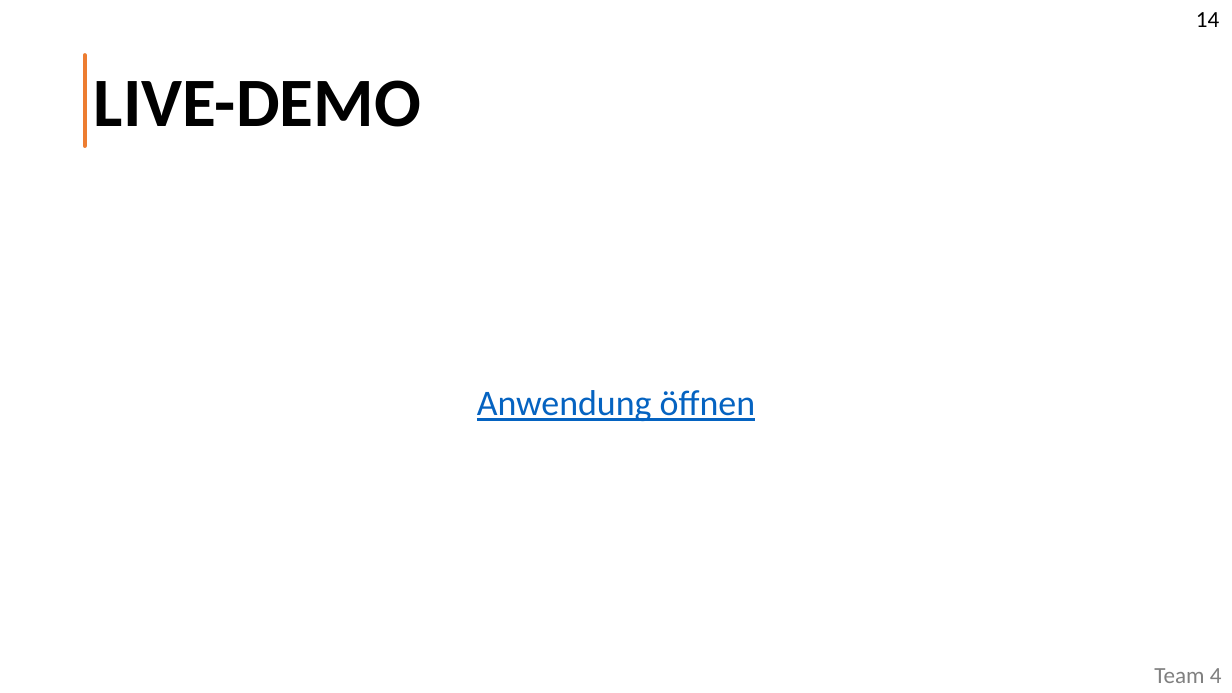
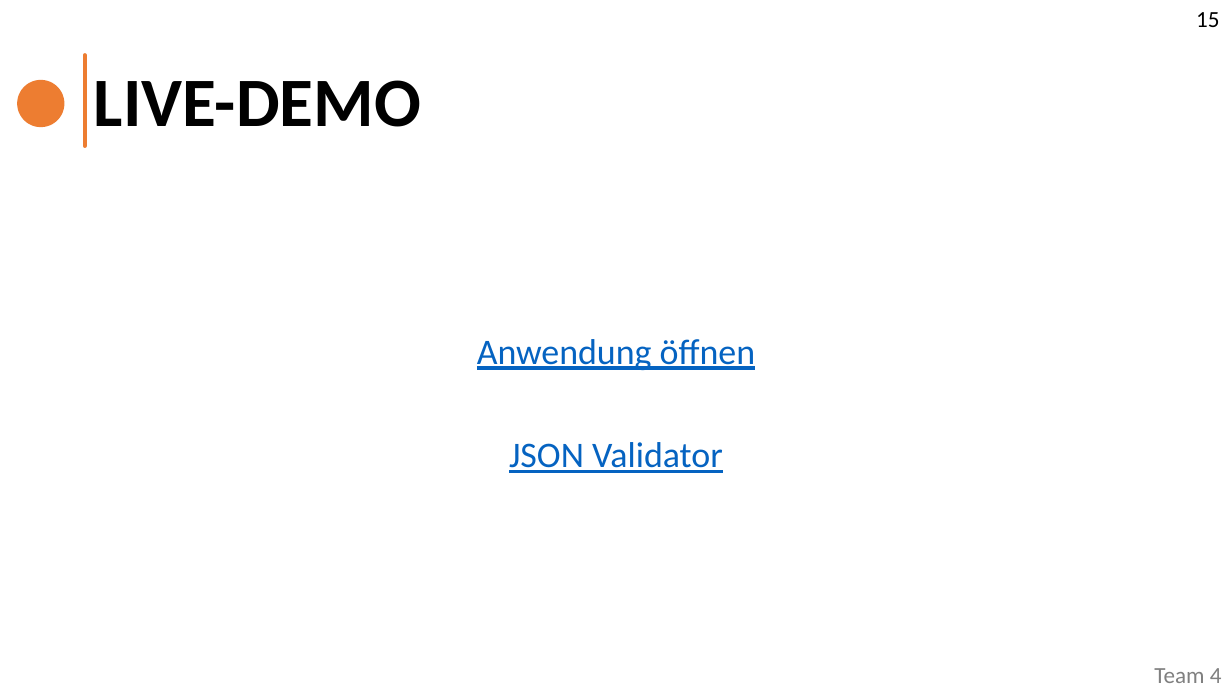
Before and after one commit to TINF20C/Team_4_Websockets-lwIP, a slide deck: slide 16 of PROJECT/Abgabe/TINF20C_Präsentation_Semester4_Team_4.pptx. Drawn at 1232x693 pixels with LibreOffice and Linux fonts; fonts in the diff are those of the drawing. Boxes give left, top, right and bottom in pixels: in the first picture for what was removed or moved away, otherwise in the second. Text is boxed around its words. In the diff, an @@ line names an element or a change of style, - is before the commit and + after.

```diff
--- a/PROJECT/Abgabe/TINF20C_Präsentation_Semester4_Team_4.pptx
+++ b/PROJECT/Abgabe/TINF20C_Präsentation_Semester4_Team_4.pptx
@@ text at bbox=[1196, 12, 1219, 27]: text changed @@
-14
+15
@@ ellipse added at bbox=[18, 79, 65, 127], fill #ED7D31 @@
@@ text at bbox=[509, 442, 723, 473]: paragraph added @@
+JSON Validator
```
Also in this commit, not shown: 15 other slides changed, 1 slide added, 2 slides removed, 1 other file.
